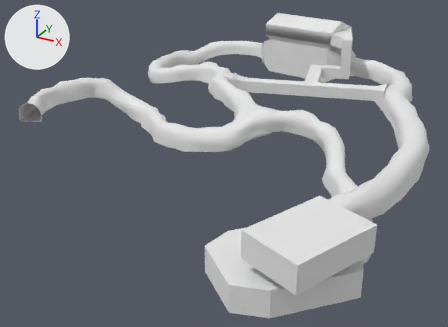
An edit to the OBJ model res/models/cave.obj, drawn before and after from the same camera.
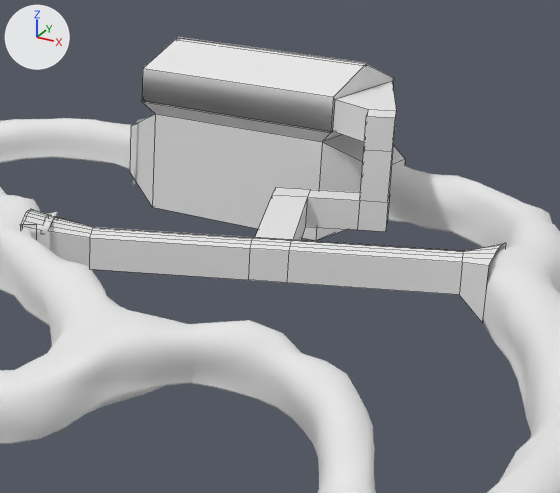
Each version appears first whole from a 50 mm camera at (83.0, -68.1, 37.2) aimed at (30.2, 27.9, -10.9), and next in a close-up on the part from 48% to 91% of the width and 0% to 52% of the height. Lighting does not change. The marker at upper left points along +X, +Y and +Z. The close-ups show mesh edges as thin lines. Where no turn or scale is listed for an object, it has been applied to the vertices. Vertices at the same position are counted once.

Objects in the first close-up: 'Cube.001_Cube.003', 'Cube_Cube.002'.
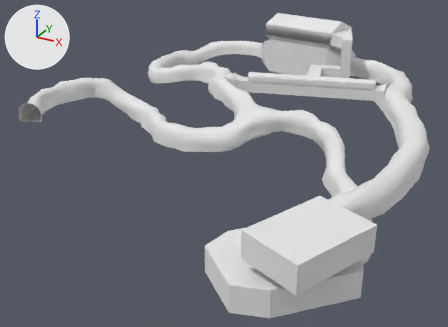
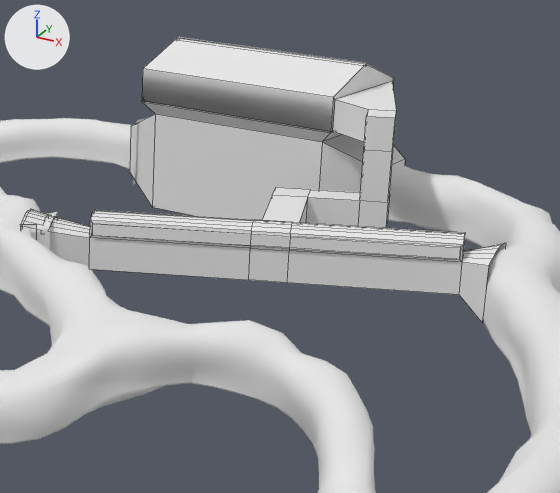
Location of each change, (x1, y1, x2, y2) in pixels of the close-ups (560 x 493 px):
part 1 of me_cube_cube_002, built on
    before: (90, 230, 463, 262)
    after: (90, 210, 465, 262)

The change, as a list of edits to the scene's bpy script:
```text
Change me_cube_cube_002:
    used by ob_cube_cube_002; location = (0.0, 0.0, 0.0)
    remove me_cube_cube_002.from_pydata(...)  # 253 vertices, 223 faces; spans x 16.4..67.6, y -14.3..79.1, z -9.6..9.6
    add me_cube_cube_002.from_pydata(...)  # 303 vertices, 273 faces; spans x 16.4..67.6, y -14.3..79.1, z -9.6..9.6
    me_cube_cube_002 part 1
    4 vertices are removed from x 37.7..40.8, y 46.6..48.9, z 1.3
    14 faces are deleted
    6 vertices move from x 37.8..40.7, y 47.0..48.5, z 1.5 to x 26.9..51.9, y 44.0..51.7, z 2.7..2.8
    26 vertices are added at x 26.9..51.2, y 43.1..52.5, z 1.4..2.2
    8 new vertices lie (0.0, 0.0, 1.3) away from vertices in x 26.7..52.1, y 43.2..52.5, z 1.1..1.3
    7 new vertices lie (10.9, 3.0, 0.0) away from vertices in x 26.7..38.1, y 43.2..47.8, z 1.5..2.6
    7 new vertices lie (2.6, 0.7, 0.0) away from vertices in x 37.6..38.3, y 46.2..48.6, z 2.4..2.8
    6 new vertices lie (11.0, 3.1, 0.0) away from vertices in x 40.2..40.9, y 46.8..49.3, z 1.4..2.2
    64 new faces join them, mat_material_003 (white #e7e7e7)
```
